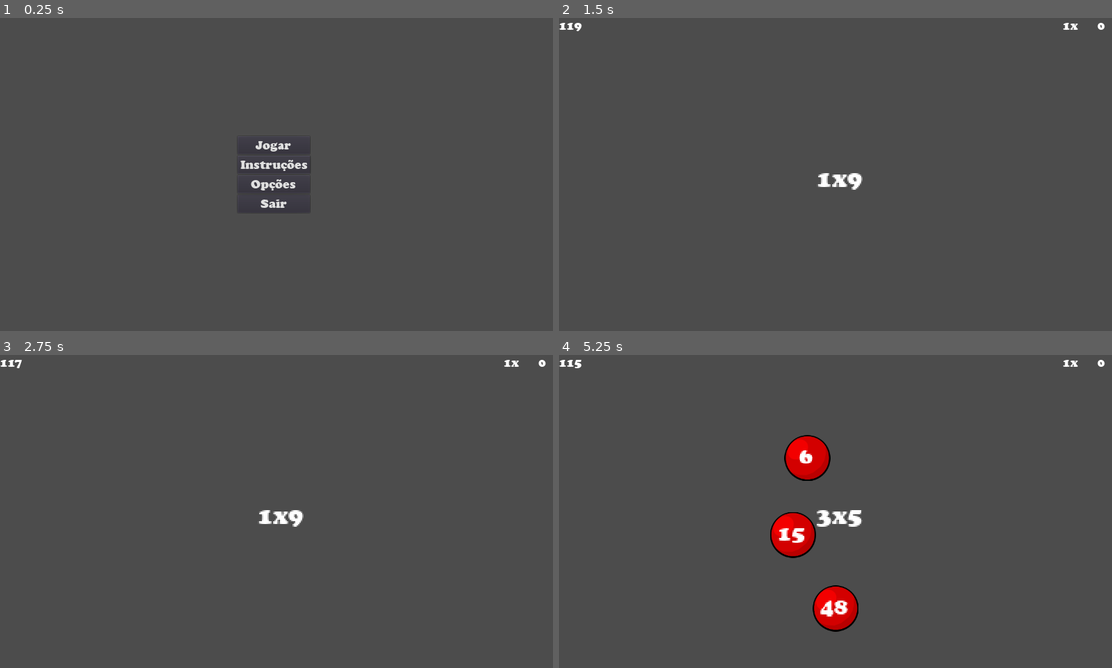
Above: before the commit, frames 1-4 (two rows, left to right).
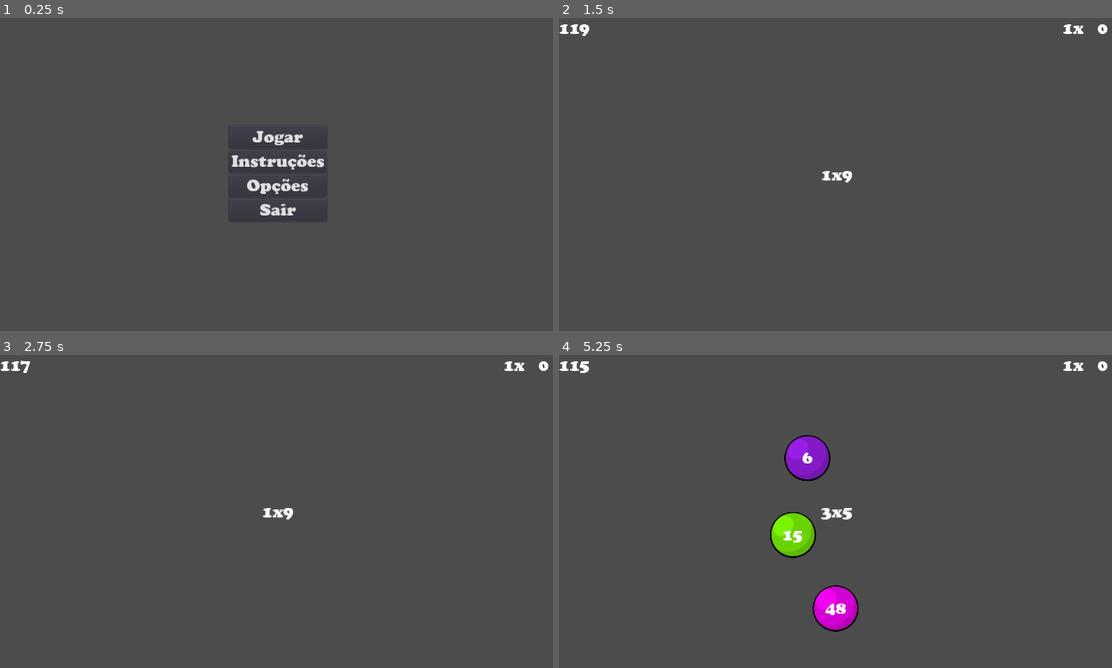
Above: after the commit, the same moments.

Repository: rpeixe/Tabolhada
Game: Godot game, scene res://scenes/MainMenu.tscn
The game is run twice, just before and just after one commit, with the same random seed, the same clock (stepped at 60 frames per second) and the same inputs.
Inputs (mouse positions are in pixels of both pictures, inside the frame that each line leads up to):
- Up to frame 1 (0.25 s): no input
- Up to frame 2 (1.5 s): click "Jogar" at 0.5 s; tap Enter at 1.25 s; move the mouse to (957, 158) at 1.27 s; click (957, 158) at 1.42 s
- Up to frame 3 (2.75 s): tap Space at 2 s; move the mouse to (165, 527) at 2.02 s; click (165, 527) at 2.17 s
- Up to frame 4 (5.25 s): tap Enter at 2.75 s; move the mouse to (890, 442) at 2.77 s; click (890, 442) at 2.92 s; move the mouse to (841, 589) at 3.52 s; click (841, 589) at 3.67 s; move the mouse to (1001, 558) at 4.27 s; click (1001, 558) at 4.42 s; move the mouse to (807, 561) at 5.02 s; click (807, 561) at 5.17 s

The runs differ from the first frame. In frame 1, 1.2% of the frame differs, in the area x 41-59%, y 36-64%; in frame 2, 0.6%; in frame 3, 0.5%; in frame 4, 3.1%, in the area x 0-100%, y 1-88%.

Commit message:
Alteração no tamanho da fonte, tipos de nós

Diff:
--- a/scenes/Bubble.tscn
+++ b/scenes/Bubble.tscn
@@ -18,22 +18,24 @@
 gravity_scale = 0.0
 script = ExtResource( 1 )
 
-[node name="BubbleSprite" type="Sprite" parent="."]
-modulate = Color( 1, 0, 0, 1 )
+[node name="Sprite" type="Sprite" parent="."]
 position = Vector2( -5.96046e-08, -5.96046e-08 )
 texture = ExtResource( 2 )
 
-[node name="BubbleCollision" type="CollisionShape2D" parent="."]
+[node name="CollisionShape2D" type="CollisionShape2D" parent="."]
 shape = SubResource( 1 )
 
-[node name="BubbleLabel" type="Label" parent="."]
-margin_left = -39.0
-margin_top = -36.0
-margin_right = 1.61
-margin_bottom = -1.0
+[node name="Label" type="Label" parent="."]
+anchor_left = 0.5
+anchor_top = 0.5
+anchor_right = 0.5
+anchor_bottom = 0.5
+margin_left = -20.305
+margin_top = -23.5
+margin_right = 20.305
+margin_bottom = 23.5
 grow_horizontal = 2
 grow_vertical = 2
-rect_scale = Vector2( 1.8, 1.8 )
 theme = ExtResource( 3 )
 align = 1
 valign = 1
--- a/scenes/MainGame.tscn
+++ b/scenes/MainGame.tscn
@@ -22,12 +22,12 @@
 [sub_resource type="RectangleShape2D" id=2]
 extents = Vector2( 10, 360 )
 
-[node name="MainGame" type="Node2D"]
+[node name="MainGame" type="Node"]
 script = ExtResource( 1 )
 
 [node name="UI" type="Control" parent="."]
-margin_right = 1280.0
-margin_bottom = 720.0
+anchor_right = 1.0
+anchor_bottom = 1.0
 mouse_filter = 2
 theme = ExtResource( 3 )
 
@@ -37,13 +37,14 @@
 anchor_right = 0.5
 anchor_bottom = 0.5
 margin_left = -20.0
-margin_top = -8.5
+margin_top = -23.5
 margin_right = 20.0
-margin_bottom = 26.5
+margin_bottom = 23.5
 grow_horizontal = 2
 grow_vertical = 2
-rect_scale = Vector2( 2, 2 )
 rect_pivot_offset = Vector2( 20, 17.5 )
+align = 1
+valign = 1
 
 [node name="Score" type="Label" parent="UI"]
 anchor_left = 1.0
--- a/scenes/MainMenu.tscn
+++ b/scenes/MainMenu.tscn
@@ -3,9 +3,7 @@
 [ext_resource path="res://scripts/MainMenu.gd" type="Script" id=1]
 [ext_resource path="res://themes/MainTheme.tres" type="Theme" id=2]
 
-[node name="MainMenu" type="Control"]
-anchor_right = 1.0
-anchor_bottom = 1.0
+[node name="MainMenu" type="Node"]
 script = ExtResource( 1 )
 
 [node name="Buttons" type="GridContainer" parent="."]
@@ -13,42 +11,42 @@
 anchor_top = 0.5
 anchor_right = 0.5
 anchor_bottom = 0.5
-margin_left = -93.0
-margin_top = -88.0
-margin_right = 93.0
-margin_bottom = 88.0
+margin_left = -113.5
+margin_top = -112.0
+margin_right = 113.5
+margin_bottom = 112.0
 theme = ExtResource( 2 )
 
 [node name="StartGame" type="Button" parent="Buttons"]
-margin_right = 172.0
-margin_bottom = 41.0
+margin_right = 227.0
+margin_bottom = 53.0
 grow_horizontal = 2
 grow_vertical = 2
 rect_pivot_offset = Vector2( 50, 10 )
 text = "Jogar"
 
 [node name="Instructions" type="Button" parent="Buttons"]
-margin_top = 45.0
-margin_right = 172.0
-margin_bottom = 86.0
+margin_top = 57.0
+margin_right = 227.0
+margin_bottom = 110.0
 grow_horizontal = 2
 grow_vertical = 2
 rect_pivot_offset = Vector2( 50, 10 )
 text = "Instruções"
 
 [node name="Options" type="Button" parent="Buttons"]
-margin_top = 90.0
-margin_right = 172.0
-margin_bottom = 131.0
+margin_top = 114.0
+margin_right = 227.0
+margin_bottom = 167.0
 grow_horizontal = 2
 grow_vertical = 2
 rect_pivot_offset = Vector2( 50, 10 )
 text = "Opções"
 
 [node name="QuitGame" type="Button" parent="Buttons"]
-margin_top = 135.0
-margin_right = 172.0
-margin_bottom = 176.0
+margin_top = 171.0
+margin_right = 227.0
+margin_bottom = 224.0
 grow_horizontal = 2
 grow_vertical = 2
 rect_pivot_offset = Vector2( 50, 10 )
--- a/scripts/Bubble.gd
+++ b/scripts/Bubble.gd
@@ -4,18 +4,39 @@
 var value
 var rng = RandomNumberGenerator.new()
 signal bubble_popped(bubble_value)
+var colors = [
+	Color.red,
+	Color.blue,
+	Color.yellow,
+	Color.orange,
+	Color.green,
+	Color.purple,
+	Color.teal,
+	Color.orangered,
+	Color.magenta,
+	Color.chartreuse,
+	Color.sandybrown,
+	Color.violet,
+]
 
-
-func _ready():
-	rng.randomize()
+func launch():
 	var x_velocity = rng.randf_range(-150, 150)
 	var y_velocity = rng.randf_range(-200, -300)
 	apply_central_impulse(Vector2(x_velocity, y_velocity))
 
+func set_random_color():
+	var color = colors[rng.randi_range(0, colors.size() - 1)]
+	$Sprite.modulate = color
+
+func _ready():
+	rng.randomize()
+	launch()
+	set_random_color()
+
 
 func init(num):
 	value = num
-	get_node("BubbleLabel").text = str(value)
+	$Label.text = str(value)
 
 
 func _on_Bubble_input_event(viewport, event, shape_idx):
--- a/scripts/MainGame.gd
+++ b/scripts/MainGame.gd
@@ -1,4 +1,4 @@
-extends Node2D
+extends Node
 
 
 # Declare member variables here. Examples:
--- a/scripts/MainMenu.gd
+++ b/scripts/MainMenu.gd
@@ -1,4 +1,4 @@
-extends Control
+extends Node
 
 
 func _ready():
--- a/themes/MainTheme.tres
+++ b/themes/MainTheme.tres
@@ -4,7 +4,9 @@
 font_path = "res://fonts/Cooper Black Regular.ttf"
 
 [sub_resource type="DynamicFont" id=2]
-size = 30
+size = 40
+use_mipmaps = true
+use_filter = true
 font_data = SubResource( 1 )
 
 [resource]
